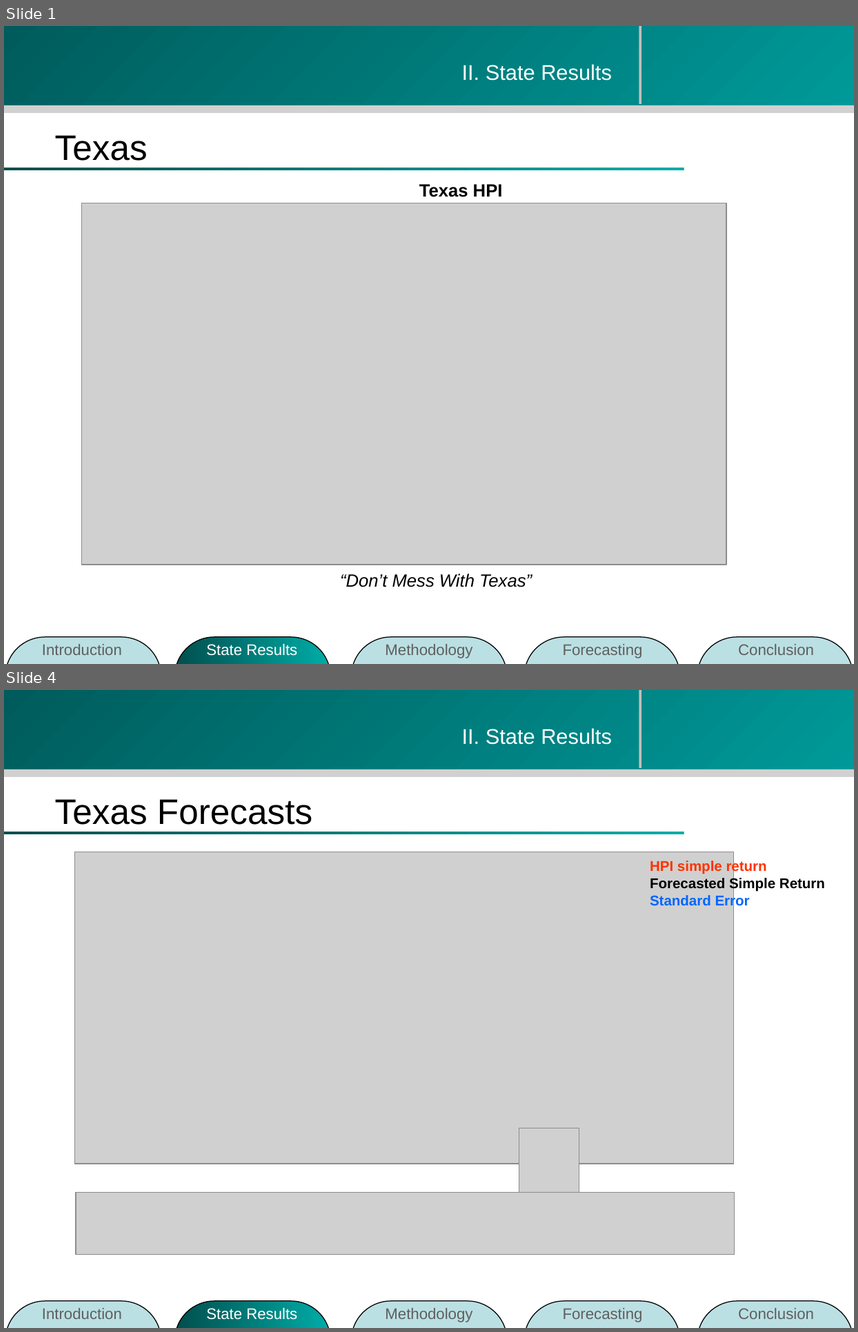
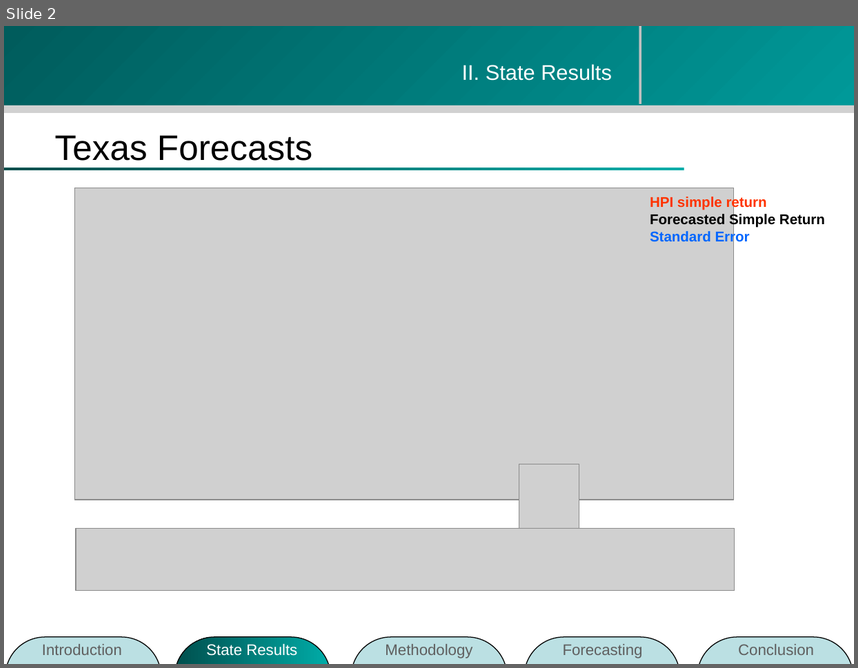
Before and after one commit to zhouzhenghui/svnrepository, a slide deck: SVNRepository/Presentation/mt.ppt. Shown one above the other, each under a label of ours: slides 1 and 4 before the commit, slide 2 after it; the slides between them are not shown. The pictures are 858x1332 and 858x668 pixels, drawn with LibreOffice and Linux fonts; fonts in the diff are those of the drawing; grey boxes stand for pictures; background and template pictures are left out. Boxes give left, top, right and bottom in pixels: in the first picture for what was removed or moved away, otherwise in the second. Text is boxed around its words. In the diff, an @@ line names an element or a change of style, - is before the commit and + after.

```diff
--- a/SVNRepository/Presentation/mt.ppt
+++ b/SVNRepository/Presentation/mt.ppt
@@ slide 1 removed at [4,26,854,664], background #FFFFFF; not listed: 4 template elements that a slide beside it also shows @@
@@ text removed at [462,64,612,81] @@
-II. State Results
@@ title removed at [55,135,148,161] @@
-Texas
@@ text removed at [419,184,503,197] @@
-Texas HPI
@@ picture removed at [82,203,726,564] @@
@@ text removed at [340,573,532,587] @@
-“Don’t Mess With Texas”
@@ group removed at [5,637,853,664]: 5 rounded rectangles, 5 texts @@
-Introduction
-State Results
-Methodology
-Forecasting
-Conclusion
@@ what was slide 4 is now slide 2 @@
```
Also in this commit, not shown: 1 slide changed, 1 other slide removed.
